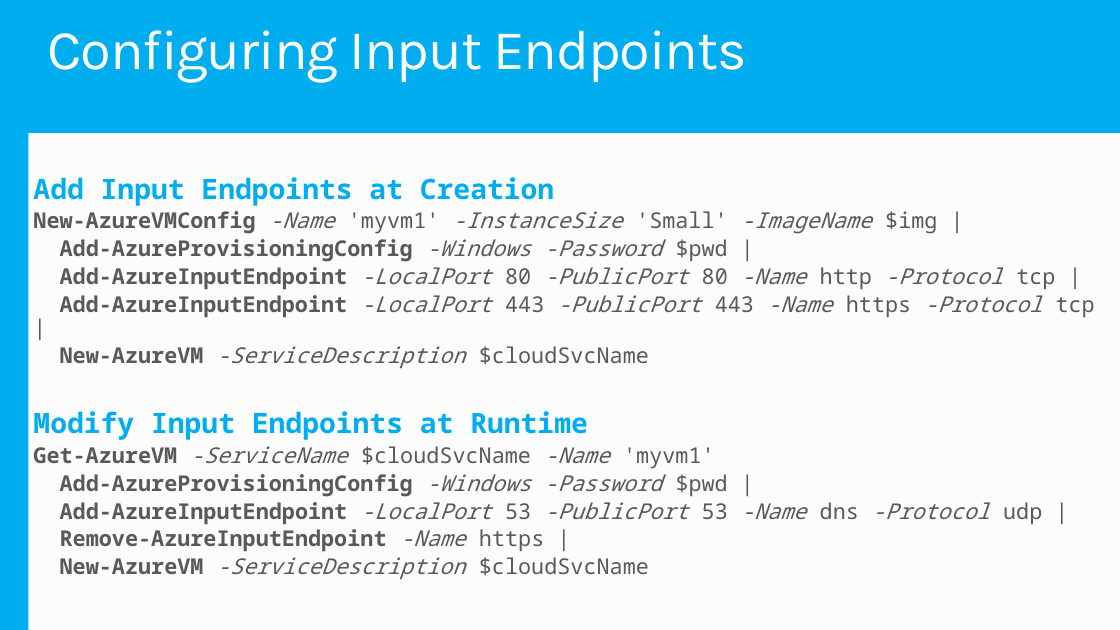
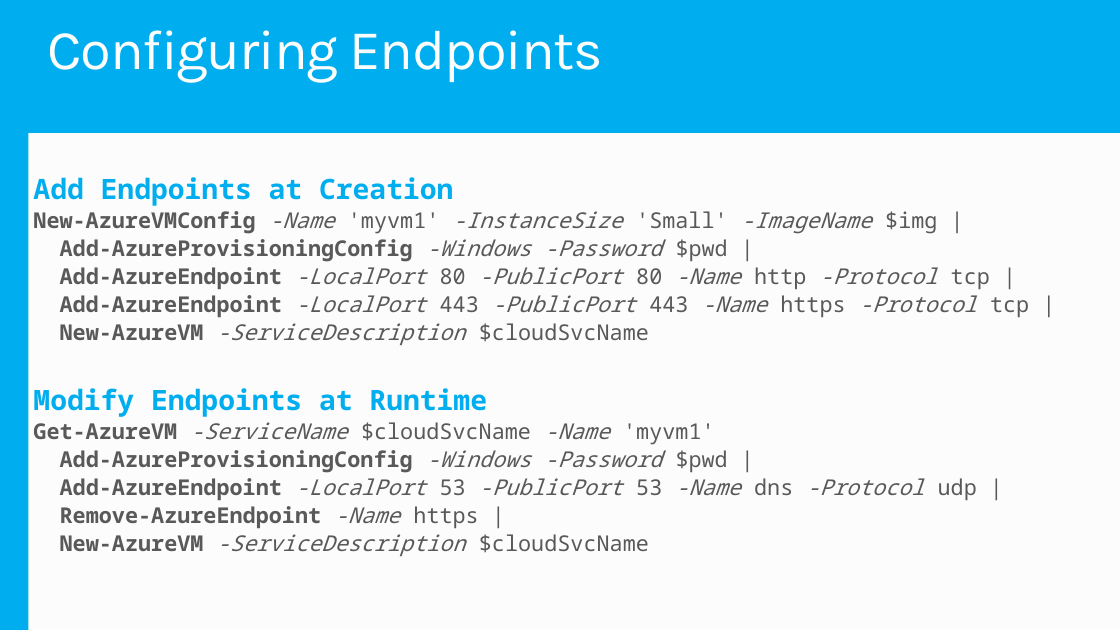
Before and after one commit to mwasham/WATK-Presentations, a slide deck: slide 24 of ManagingVMsPowerShell/ManagingIaaS-PowerShell.pptx (slide 23 before the commit). Drawn at 1120x630 pixels with LibreOffice and Linux fonts; fonts in the diff are those of the drawing. Boxes give left, top, right and bottom in pixels: in the first picture for what was removed or moved away, otherwise in the second. Text is boxed around its words. In the diff, an @@ line names an element or a change of style, - is before the commit and + after.

Commit message:
updated ps slide

```diff
--- a/ManagingVMsPowerShell/ManagingIaaS-PowerShell.pptx
+++ b/ManagingVMsPowerShell/ManagingIaaS-PowerShell.pptx
@@ title at <box>48,30,604,83</box>: text changed @@
-Configuring Input Endpoints
+Configuring Endpoints
@@ text at <box>33,177,453,206</box>: text changed @@
-Add Input Endpoints at Creation
+Add Endpoints at Creation
@@ text at <box>60,267,1029,317</box>: text changed; italic on @@
-Add-AzureInputEndpoint -LocalPort 80 -PublicPort 80 -Name http -Protocol tcp |
-Add-AzureInputEndpoint -LocalPort 443 -PublicPort 443 -Name https -Protocol tcp |
+Add-AzureEndpoint -LocalPort 80 -PublicPort 80 -Name http -Protocol tcp |
+Add-AzureEndpoint -LocalPort 443 -PublicPort 443 -Name https -Protocol tcp |
@@ text at <box>33,388,487,417</box>: text changed @@
-Modify Input Endpoints at Runtime
+Modify Endpoints at Runtime
@@ text at <box>60,478,977,528</box>: text changed @@
-Add-AzureInputEndpoint -LocalPort 53 -PublicPort 53 -Name dns -Protocol udp |
-Remove-AzureInputEndpoint -Name https |
+Add-AzureEndpoint -LocalPort 53 -PublicPort 53 -Name dns -Protocol udp |
+Remove-AzureEndpoint -Name https |
```
Also in this commit, not shown: 6 other slides changed, 2 slides added.
